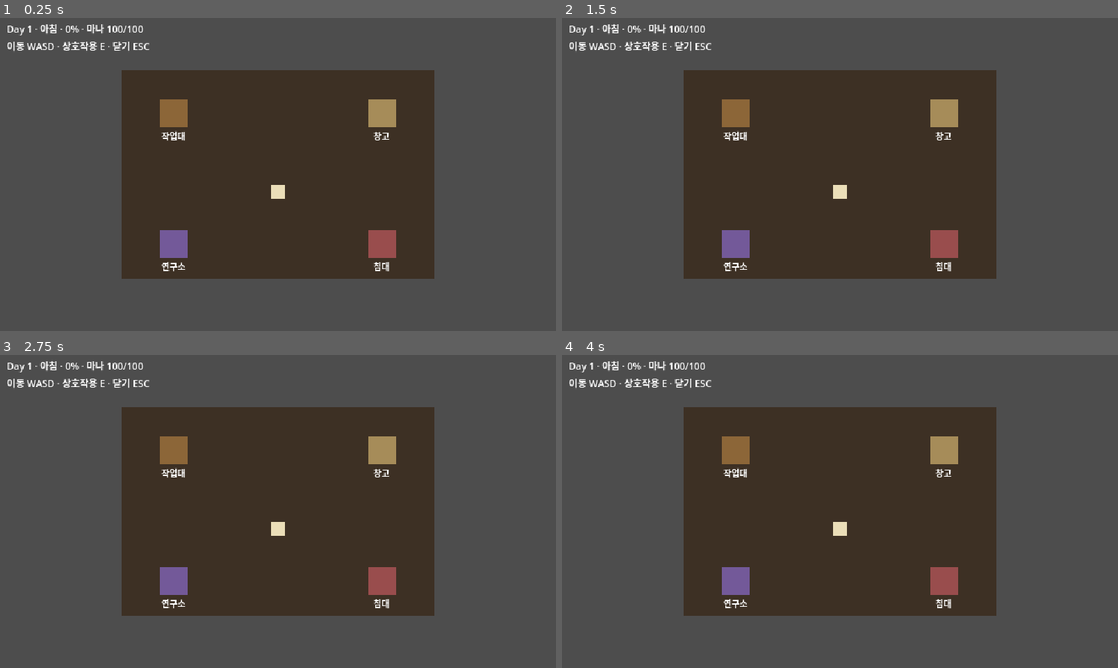
Above: before the commit, frames 1-4 (two rows, left to right).
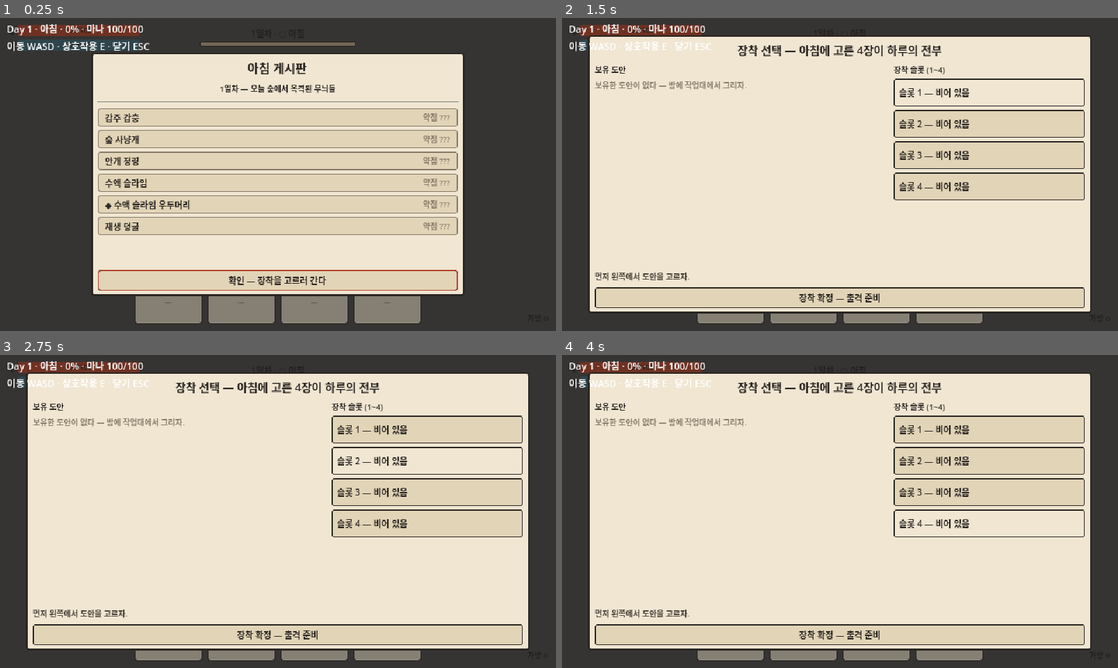
Above: after the commit, the same moments.

Repository: djgnfj-svg/tockbon
Game: Godot game, scene res://src/core/main.tscn
Same seed, same stepped clock (60 frames per second), same inputs: the game is played once before the commit and once after it.
Inputs (mouse positions are in pixels of both pictures, inside the frame that each line leads up to):
- Up to frame 1 (0.25 s): no input
- Up to frame 2 (1.5 s): click (840, 280) at 0.5 s, where only the run after the commit has a clickable "확인 — 장착을 고르러 간다"; click (990, 93) at 1.25 s, where only the run after the commit has a clickable "슬롯 1 — 비어 있음"
- Up to frame 3 (2.75 s): click (428, 461) at 2 s, where only the run after the commit has a clickable "슬롯 2 — 비어 있음"
- Up to frame 4 (4 s): click (990, 492) at 2.75 s, where only the run after the commit has a clickable "슬롯 3 — 비어 있음"; click (990, 524) at 3.5 s, where only the run after the commit has a clickable "슬롯 4 — 비어 있음"

The runs differ from the first frame. In frame 1, 99% of the frame differs, in the area x 0-100%, y 0-100%; in frame 2, 99%; in frame 3, 99%; in frame 4, 99%.

Commit message:
feat(core): Phase 2 선행 — Main에 ui_root 연결, 시작 해금(불·충격) 등록
통합 부팅 스모크(Main+거점+UI 60프레임) 무에러 확인

Co-Authored-By: Claude Fable 5 <noreply@anthropic.com>
Claude-Session: https://claude.ai/code/session_01WTWRicKXykCsTa4QpY3Ciy

Diff:
--- a/src/core/game_state.gd
+++ b/src/core/game_state.gd
@@ -20,6 +20,9 @@
 
 func _ready() -> void:
 	mana = balance.mana_max
+	# 시작 해금 — 튜토리얼 지급 룬 (TECH_SPEC §5.1)
+	codex[&"rune_fire"] = true
+	codex[&"rune_impact"] = true
 	EventBus.extraction_success.connect(_on_extraction_success)
 	EventBus.bag_lost.connect(func() -> void: bag.clear())
 	EventBus.research_completed.connect(func(unlock_id: StringName) -> void: codex[unlock_id] = true)
--- a/src/core/main.tscn
+++ b/src/core/main.tscn
@@ -1,6 +1,7 @@
-[gd_scene load_steps=2 format=3]
+[gd_scene load_steps=3 format=3]
 
 [ext_resource type="Script" path="res://src/core/main.gd" id="1"]
+[ext_resource type="PackedScene" path="res://src/ui/ui_root.tscn" id="2"]
 
 [node name="Main" type="Node"]
 script = ExtResource("1")
@@ -8,3 +9,5 @@
 [node name="CurrentScene" type="Node" parent="."]
 
 [node name="UILayer" type="CanvasLayer" parent="."]
+
+[node name="UiRoot" parent="UILayer" instance=ExtResource("2")]
